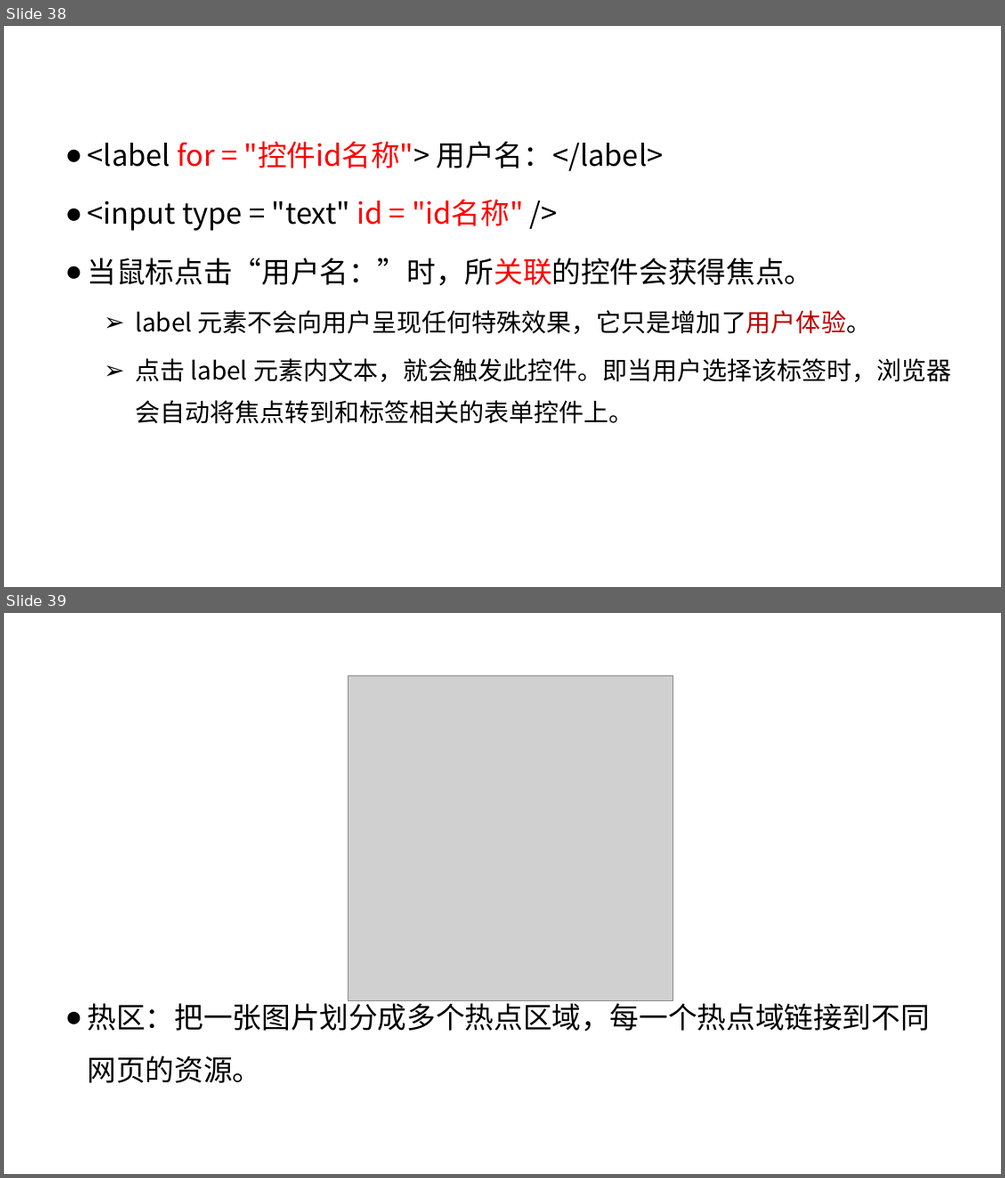
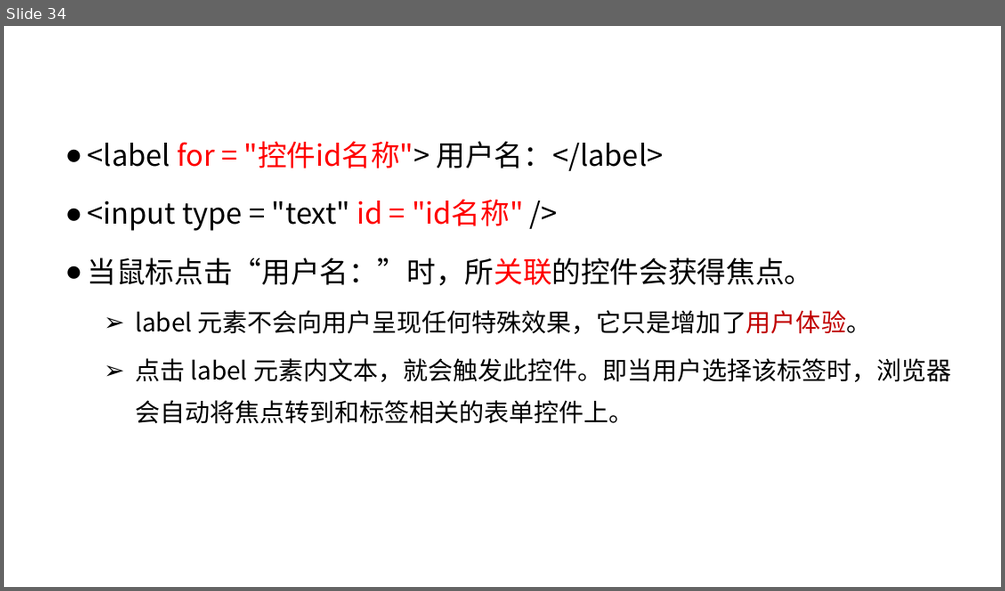
Before and after one commit to edu2act/course-web1, a slide deck: materials/slides/ch03-htmlBasic2.pptx. Shown one above the other, each under a label of ours: slides 38 and 39 before the commit, slide 34 after it. The pictures are 1005x1178 and 1005x591 pixels, drawn with LibreOffice and Linux fonts; fonts in the diff are those of the drawing; grey boxes stand for pictures; background and template pictures are left out. Boxes give left, top, right and bottom in pixels: in the first picture for what was removed or moved away, otherwise in the second. Text is boxed around its words. In the diff, an @@ line names an element or a change of style, - is before the commit and + after.

```diff
--- a/materials/slides/ch03-htmlBasic2.pptx
+++ b/materials/slides/ch03-htmlBasic2.pptx
@@ slide 39 removed at (4, 613, 1001, 1174), background #FFFFFF; not listed: 2 template elements that a slide beside it also shows @@
@@ picture removed at (348, 676, 672, 1000) @@
@@ title removed at (88, 998, 930, 1031) @@
-热点地图
@@ text removed at (88, 998, 930, 1083) @@
-● 热区：把一张图片划分成多个热点区域，每一个热点域链接到不同网页的资源。
@@ what was slide 38 is now slide 34 @@
```
Also in this commit, not shown: 5 slides changed, 8 slides added, 5 other slides removed, 9 other files.
